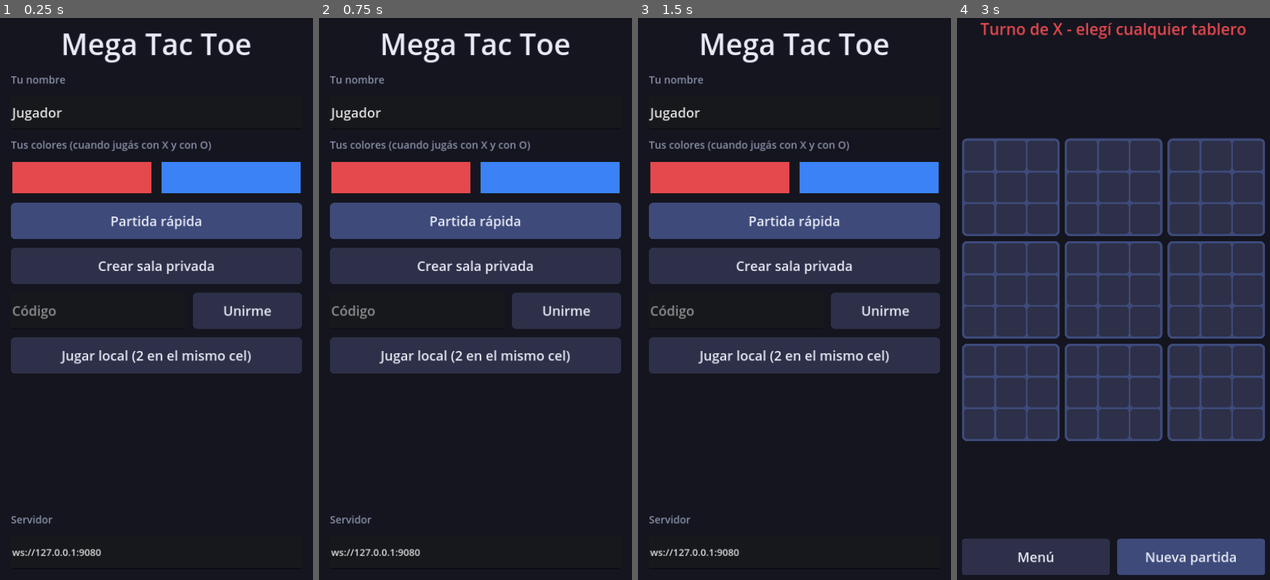
Above: before the commit, frames 1-4 (left to right).
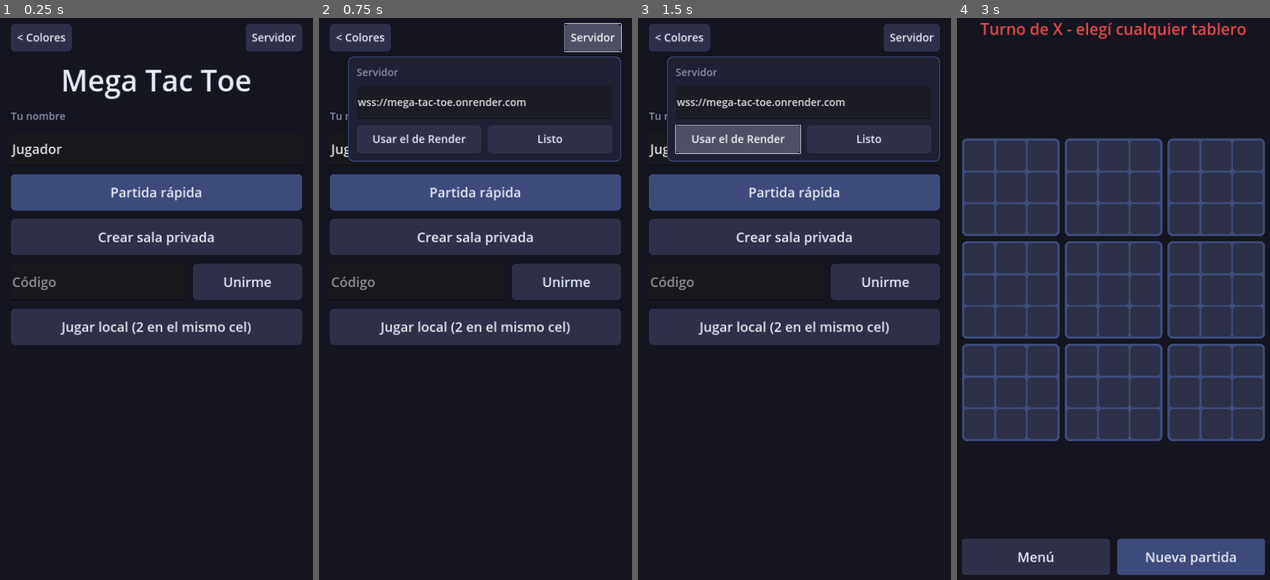
Above: after the commit, the same moments.

Repository: Danny-Carvajal/mega-tac-toe
Game: Godot game, scene res://scenes/main.tscn
The game is run twice, just before and just after one commit, with the same random seed, the same clock (stepped at 60 frames per second) and the same inputs.
Inputs (mouse positions are in pixels of both pictures, inside the frame that each line leads up to):
- Up to frame 1 (0.25 s): no input
- Up to frame 2 (0.75 s): click (591, 40) at 0.5 s, where only the run after the commit has a clickable "Servidor"
- Up to frame 3 (1.5 s): click (738, 141) at 1.25 s, where only the run after the commit has a clickable "Usar el de Render"
- Up to frame 4 (3 s): click (1188, 141) at 2 s, where only the run after the commit has a clickable "Listo"; click "Jugar local (2 en el mismo ce…" at 2.75 s

The runs differ from the first frame. In frame 1, 31% of the frame differs, in the area x 3-97%, y 1-96%; in frame 2, 34%, in the area x 3-97%, y 0-96%; in frame 3, 34%; in frame 4, nothing differs.

Commit message:
Menú: servidor en cascada arriba a la derecha, página de colores con swipe, selector grande, más tiempo en los relojes
Co-Authored-By: Claude Sonnet 5.5 <noreply@anthropic.com>
Claude-Session: https://claude.ai/code/session_01HUKyEvTFc2Kz12NC1UEzgi

Diff:
--- a/scripts/app.gd
+++ b/scripts/app.gd
@@ -31,7 +31,8 @@
 	if what != NOTIFICATION_WM_GO_BACK_REQUEST:
 		return
 	if game_screen == null:
-		get_tree().quit()
+		if menu == null or not menu.handle_back():
+			get_tree().quit()
 	elif not game_screen.online or game_screen.finished:
 		show_menu()
 
--- a/scripts/menu.gd
+++ b/scripts/menu.gd
@@ -1,6 +1,7 @@
 extends Control
-## Menú principal: nombre, colores de las piezas, partida rápida, salas con código
-## y juego local.
+## Menú principal. Dos páginas estilo Clash Royale: la principal (nombre, partida rápida,
+## salas, local) y, a la izquierda, la de colores. Se pasa de una a otra con swipe o con la
+## flecha. La dirección del servidor vive en una cascada arriba a la derecha.
 
 signal local_requested
 signal online_requested(kind: String, code: String)
@@ -14,22 +15,47 @@
 const COLOR_TEXT := Color("e8eaf6")
 const COLOR_MUTED := Color("8a8fa8")
 
+const PRESETS := ["e5484d", "f97316", "facc15", "22c55e", "06b6d4", "3b82f6", "a855f7", "ec4899"]
+const SWIPE_START_PX := 40.0
+const SWIPE_OPEN_FRACTION := 0.3
+
 var profile: Profile
+var color_x: Color
+var color_o: Color
+var selected_mark := "X"
+var colors_open := false
 
 var name_edit: LineEdit
-var color_x_button: ColorPickerButton
-var color_o_button: ColorPickerButton
 var code_edit: LineEdit
 var url_edit: LineEdit
 var status_label: Label
 var cancel_button: Button
+var picker: ColorPicker
+var server_panel: PanelContainer
+var server_button: Button
+var main_page: Control
+var colors_page: Control
+var pager: Control
+
 var _action_buttons: Array[Button] = []
+var _swatch_x: Button
+var _swatch_o: Button
+var _page_offset := 0.0
+var _pressing := false
+var _dragging := false
+var _press_pos := Vector2.ZERO
+var _press_offset := 0.0
+var _block_taps_until := 0
+var _tween: Tween
 
 
 func _ready() -> void:
 	if profile == null:
 		profile = Profile.new()
+	color_x = profile.color_x
+	color_o = profile.color_o
 	_build_ui()
+	_select_mark("X")
 
 
 func set_status(text: String) -> void:
@@ -40,7 +66,39 @@
 	for button in _action_buttons:
 		button.disabled = busy
 	cancel_button.visible = busy
-
+	if busy:
+		server_panel.visible = false
+		set_colors_open(false)
+
+
+## El botón atrás de Android cierra primero lo que esté abierto. Devuelve true si lo consumió.
+func handle_back() -> bool:
+	if server_panel.visible:
+		server_panel.visible = false
+		return true
+	if colors_open:
+		set_colors_open(false)
+		return true
+	return false
+
+
+func set_colors_open(open: bool, animate := true) -> void:
+	colors_open = open
+	if open:
+		server_panel.visible = false
+		get_viewport().gui_release_focus()
+	var target := pager.size.x if open else 0.0
+	if _tween != null:
+		_tween.kill()
+	if animate:
+		_tween = create_tween()
+		_tween.tween_method(_set_offset, _page_offset, target, 0.22) \
+			.set_trans(Tween.TRANS_CUBIC).set_ease(Tween.EASE_OUT)
+	else:
+		_set_offset(target)
+
+
+# ---------------------------------------------------------------- construcción
 
 func _build_ui() -> void:
 	var bg := ColorRect.new()
@@ -48,15 +106,51 @@
 	bg.set_anchors_preset(Control.PRESET_FULL_RECT)
 	add_child(bg)
 
+	pager = Control.new()
+	pager.set_anchors_preset(Control.PRESET_FULL_RECT)
+	pager.clip_contents = true
+	add_child(pager)
+	pager.resized.connect(_layout_pages)
+
+	main_page = Control.new()
+	pager.add_child(main_page)
+	colors_page = Control.new()
+	pager.add_child(colors_page)
+
+	_build_main_page()
+	_build_colors_page()
+	_build_server_panel()
+	_layout_pages.call_deferred()
+
+
+func _page_root(page: Control) -> VBoxContainer:
 	var margin := MarginContainer.new()
 	margin.set_anchors_preset(Control.PRESET_FULL_RECT)
 	for side in ["left", "right", "top", "bottom"]:
 		margin.add_theme_constant_override("margin_" + side, 60)
-	add_child(margin)
-
+	page.add_child(margin)
 	var root := VBoxContainer.new()
 	root.add_theme_constant_override("separation", 28)
 	margin.add_child(root)
+	return root
+
+
+func _build_main_page() -> void:
+	var root := _page_root(main_page)
+
+	var top := HBoxContainer.new()
+	root.add_child(top)
+	var to_colors := _make_small_button("< Colores")
+	to_colors.pressed.connect(func() -> void:
+		if _taps_allowed():
+			set_colors_open(true))
+	top.add_child(to_colors)
+	var top_spacer := Control.new()
+	top_spacer.size_flags_horizontal = Control.SIZE_EXPAND_FILL
+	top.add_child(top_spacer)
+	server_button = _make_small_button("Servidor")
+	server_button.pressed.connect(_toggle_server_panel)
+	top.add_child(server_button)
 
 	var title := Label.new()
 	title.text = "Mega Tac Toe"
@@ -69,13 +163,6 @@
 	name_edit = _make_edit(profile.player_name, "Nombre")
 	name_edit.max_length = 16
 	root.add_child(name_edit)
-
-	root.add_child(_caption("Tus colores (cuando jugás con X y con O)"))
-	var colors := HBoxContainer.new()
-	colors.add_theme_constant_override("separation", 24)
-	root.add_child(colors)
-	color_x_button = _make_color_button("X", profile.color_x, colors)
-	color_o_button = _make_color_button("O", profile.color_o, colors)
 
 	var quick := _make_button("Partida rápida", COLOR_ACTIVE)
 	quick.pressed.connect(func() -> void: _request("queue", ""))
@@ -100,6 +187,8 @@
 
 	var local := _make_button("Jugar local (2 en el mismo cel)", COLOR_CELL)
 	local.pressed.connect(func() -> void:
+		if not _taps_allowed():
+			return
 		_save_profile()
 		local_requested.emit())
 	root.add_child(local)
@@ -116,17 +205,254 @@
 	cancel_button.pressed.connect(func() -> void: cancel_requested.emit())
 	root.add_child(cancel_button)
 
-	var spacer := Control.new()
-	spacer.size_flags_vertical = Control.SIZE_EXPAND_FILL
-	root.add_child(spacer)
-
-	root.add_child(_caption("Servidor"))
-	url_edit = _make_edit(profile.server_url, "ws://...")
-	url_edit.add_theme_font_size_override("font_size", 32)
-	root.add_child(url_edit)
-
+
+func _build_colors_page() -> void:
+	var root := _page_root(colors_page)
+
+	var top := HBoxContainer.new()
+	root.add_child(top)
+	var heading := Label.new()
+	heading.text = "Tus colores"
+	heading.size_flags_horizontal = Control.SIZE_EXPAND_FILL
+	heading.add_theme_font_size_override("font_size", 64)
+	heading.add_theme_color_override("font_color", COLOR_TEXT)
+	top.add_child(heading)
+	var back := _make_small_button("Volver >")
+	back.pressed.connect(func() -> void:
+		if _taps_allowed():
+			set_colors_open(false))
+	top.add_child(back)
+
+	root.add_child(_caption("Elegí una pieza y cambiale el color"))
+	var swatches := HBoxContainer.new()
+	swatches.add_theme_constant_override("separation", 24)
+	root.add_child(swatches)
+	_swatch_x = _make_swatch("X")
+	_swatch_o = _make_swatch("O")
+	swatches.add_child(_swatch_x)
+	swatches.add_child(_swatch_o)
+
+	# Selector grande: cuadro de saturación/brillo y barra de tono a lo ancho de la pantalla.
+	var center := CenterContainer.new()
+	root.add_child(center)
+	picker = ColorPicker.new()
+	picker.edit_alpha = false
+	picker.sliders_visible = false
+	picker.hex_visible = false
+	picker.color_modes_visible = false
+	picker.sampler_visible = false
+	picker.presets_visible = false
+	picker.can_add_swatches = false
+	picker.add_theme_constant_override("sv_width", 760)
+	picker.add_theme_constant_override("sv_height", 620)
+	picker.add_theme_constant_override("h_width", 110)
+	picker.add_theme_constant_override("margin", 20)
+	picker.color_changed.connect(_on_picker_changed)
+	center.add_child(picker)
+
+	root.add_child(_caption("Atajos"))
+	var grid := GridContainer.new()
+	grid.columns = 4
+	grid.add_theme_constant_override("h_separation", 20)
+	grid.add_theme_constant_override("v_separation", 20)
+	root.add_child(grid)
+	for hex in PRESETS:
+		var preset := Button.new()
+		preset.custom_minimum_size = Vector2(0, 100)
+		preset.size_flags_horizontal = Control.SIZE_EXPAND_FILL
+		_style_button(preset, Color(hex))
+		preset.pressed.connect(func() -> void:
+			if _taps_allowed():
+				_set_selected_color(Color(hex)))
+		grid.add_child(preset)
+
+	var reset := _make_small_button("Volver a rojo y azul")
+	reset.size_flags_horizontal = Control.SIZE_SHRINK_CENTER
+	reset.pressed.connect(func() -> void:
+		if not _taps_allowed():
+			return
+		color_x = Profile.DEFAULT_X
+		color_o = Profile.DEFAULT_O
+		_select_mark(selected_mark))
+	root.add_child(reset)
+
+
+func _build_server_panel() -> void:
+	server_panel = PanelContainer.new()
+	server_panel.visible = false
+	server_panel.custom_minimum_size = Vector2(900, 0)
+	var style := StyleBoxFlat.new()
+	style.bg_color = Color("1f2133")
+	style.border_color = COLOR_ACTIVE
+	style.set_border_width_all(3)
+	style.set_corner_radius_all(18)
+	style.set_content_margin_all(28)
+	server_panel.add_theme_stylebox_override("panel", style)
+	main_page.add_child(server_panel)
+
+	var box := VBoxContainer.new()
+	box.add_theme_constant_override("separation", 20)
+	server_panel.add_child(box)
+	box.add_child(_caption("Servidor"))
+	url_edit = _make_edit(profile.server_url, "wss://...")
+	url_edit.add_theme_font_size_override("font_size", 34)
+	url_edit.virtual_keyboard_type = LineEdit.KEYBOARD_TYPE_URL
+	box.add_child(url_edit)
+	var row := HBoxContainer.new()
+	row.add_theme_constant_override("separation", 20)
+	box.add_child(row)
+	var default_button := _make_small_button("Usar el de Render")
+	default_button.size_flags_horizontal = Control.SIZE_EXPAND_FILL
+	default_button.pressed.connect(func() -> void:
+		url_edit.text = Profile.DEFAULT_SERVER_URL)
+	row.add_child(default_button)
+	var done := _make_small_button("Listo")
+	done.size_flags_horizontal = Control.SIZE_EXPAND_FILL
+	done.pressed.connect(func() -> void: server_panel.visible = false)
+	row.add_child(done)
+
+
+func _toggle_server_panel() -> void:
+	if not _taps_allowed():
+		return
+	server_panel.visible = not server_panel.visible
+	if server_panel.visible:
+		server_panel.reset_size()
+		var button_rect := server_button.get_global_rect()
+		var origin := main_page.get_global_rect().position
+		server_panel.position = Vector2(
+			button_rect.end.x - origin.x - server_panel.size.x,
+			button_rect.end.y - origin.y + 16)
+
+
+# ---------------------------------------------------------------- páginas y swipe
+
+func _layout_pages() -> void:
+	main_page.size = pager.size
+	colors_page.size = pager.size
+	if _tween == null or not _tween.is_running():
+		_set_offset(pager.size.x if colors_open else 0.0)
+	else:
+		_set_offset(_page_offset)
+
+
+func _set_offset(offset: float) -> void:
+	_page_offset = clampf(offset, 0.0, pager.size.x)
+	main_page.position.x = _page_offset
+	colors_page.position.x = _page_offset - pager.size.x
+
+
+func _input(event: InputEvent) -> void:
+	if pager == null:
+		return
+	if event is InputEventMouseButton and event.button_index == MOUSE_BUTTON_LEFT:
+		if event.pressed:
+			_pressing = _swipe_allowed(event.position)
+			_dragging = false
+			_press_pos = event.position
+			_press_offset = _page_offset
+		else:
+			if _dragging:
+				_finish_drag()
+				_block_taps_until = Time.get_ticks_msec() + 200
+			_pressing = false
+			_dragging = false
+	elif event is InputEventMouseMotion and _pressing:
+		var delta: Vector2 = event.position - _press_pos
+		if not _dragging and absf(delta.x) > SWIPE_START_PX and absf(delta.x) > absf(delta.y) * 1.5:
+			_dragging = true
+			if _tween != null:
+				_tween.kill()
+			get_viewport().gui_release_focus()
+		if _dragging:
+			_set_offset(_press_offset + delta.x)
+			get_viewport().set_input_as_handled()
+
+
+func _swipe_allowed(point: Vector2) -> bool:
+	if server_panel.visible and server_panel.get_global_rect().has_point(point):
+		return false
+	# En la página de colores, arrastrar sobre el selector es para elegir color, no para pasar de página.
+	if colors_open and picker.get_global_rect().has_point(point):
+		return false
+	return true
+
+
+func _finish_drag() -> void:
+	var width := pager.size.x
+	if _press_offset < width * 0.5:
+		set_colors_open(_page_offset > width * SWIPE_OPEN_FRACTION)
+	else:
+		set_colors_open(_page_offset > width * (1.0 - SWIPE_OPEN_FRACTION))
+
+
+func _taps_allowed() -> bool:
+	return Time.get_ticks_msec() >= _block_taps_until
+
+
+# ---------------------------------------------------------------- colores
+
+func _select_mark(mark: String) -> void:
+	selected_mark = mark
+	picker.color = color_x if mark == "X" else color_o
+	_refresh_swatches()
+
+
+func _set_selected_color(color: Color) -> void:
+	if selected_mark == "X":
+		color_x = color
+	else:
+		color_o = color
+	picker.color = color
+	_refresh_swatches()
+
+
+func _on_picker_changed(color: Color) -> void:
+	if selected_mark == "X":
+		color_x = color
+	else:
+		color_o = color
+	_refresh_swatches()
+
+
+func _refresh_swatches() -> void:
+	_style_swatch(_swatch_x, color_x, selected_mark == "X")
+	_style_swatch(_swatch_o, color_o, selected_mark == "O")
+
+
+func _make_swatch(mark: String) -> Button:
+	var button := Button.new()
+	button.text = mark
+	button.custom_minimum_size = Vector2(0, 150)
+	button.size_flags_horizontal = Control.SIZE_EXPAND_FILL
+	button.add_theme_font_size_override("font_size", 72)
+	button.pressed.connect(func() -> void:
+		if _taps_allowed():
+			_select_mark(mark))
+	return button
+
+
+func _style_swatch(button: Button, color: Color, selected: bool) -> void:
+	var text_color := Color.BLACK if color.get_luminance() > 0.55 else Color.WHITE
+	for state in ["normal", "hover", "pressed", "focus"]:
+		var style := StyleBoxFlat.new()
+		style.bg_color = color
+		style.set_corner_radius_all(18)
+		if selected:
+			style.border_color = Color.WHITE
+			style.set_border_width_all(8)
+		button.add_theme_stylebox_override(state, style)
+	button.add_theme_color_override("font_color", text_color)
+	button.add_theme_color_override("font_hover_color", text_color)
+	button.add_theme_color_override("font_pressed_color", text_color)
+	button.add_theme_color_override("font_focus_color", text_color)
+
+
+# ---------------------------------------------------------------- acciones
 
 func _request(kind: String, code: String) -> void:
+	if not _taps_allowed():
+		return
 	if kind == "join" and code.length() != 4:
 		set_status("El código tiene 4 letras")
 		return
@@ -137,12 +463,14 @@
 func _save_profile() -> void:
 	var player_name := name_edit.text.strip_edges()
 	profile.player_name = player_name if not player_name.is_empty() else "Jugador"
-	profile.color_x = color_x_button.color
-	profile.color_o = color_o_button.color
+	profile.color_x = color_x
+	profile.color_o = color_o
 	var url := url_edit.text.strip_edges()
 	profile.server_url = url if not url.is_empty() else Profile.DEFAULT_SERVER_URL
 	profile.save_to_disk()
 
+
+# ---------------------------------------------------------------- helpers de UI
 
 func _caption(text: String) -> Label:
 	var label := Label.new()
@@ -161,15 +489,13 @@
 	return edit
 
 
-func _make_color_button(mark: String, color: Color, parent: Container) -> ColorPickerButton:
-	var button := ColorPickerButton.new()
-	button.text = "Color de " + mark
-	button.color = color
-	button.edit_alpha = false
-	button.size_flags_horizontal = Control.SIZE_EXPAND_FILL
-	button.custom_minimum_size = Vector2(0, 110)
-	button.add_theme_font_size_override("font_size", 40)
-	parent.add_child(button)
+func _make_small_button(text: String) -> Button:
+	var button := Button.new()
+	button.text = text
+	button.custom_minimum_size = Vector2(0, 90)
+	button.add_theme_font_size_override("font_size", 36)
+	button.add_theme_color_override("font_color", COLOR_TEXT)
+	_style_button(button, COLOR_CELL)
 	return button
 
 
@@ -179,9 +505,16 @@
 	button.custom_minimum_size = Vector2(0, 120)
 	button.add_theme_font_size_override("font_size", 44)
 	button.add_theme_color_override("font_color", COLOR_TEXT)
+	_style_button(button, color)
+	_action_buttons.append(button)
+	return button
+
+
+func _style_button(button: Button, color: Color) -> void:
 	for state in ["normal", "hover", "pressed", "disabled"]:
 		var style := StyleBoxFlat.new()
 		style.set_corner_radius_all(14)
+		style.set_content_margin_all(20)
 		match state:
 			"normal":
 				style.bg_color = color
@@ -192,5 +525,3 @@
 			"disabled":
 				style.bg_color = color.darkened(0.3)
 		button.add_theme_stylebox_override(state, style)
-	_action_buttons.append(button)
-	return button
--- a/scripts/profile.gd
+++ b/scripts/profile.gd
@@ -6,7 +6,8 @@
 const DEFAULT_X := Color("e5484d")
 const DEFAULT_O := Color("3b82f6")
 
-const DEFAULT_SERVER_URL := "ws://127.0.0.1:9080"
+const DEFAULT_SERVER_URL := "wss://mega-tac-toe.onrender.com"
+const OLD_LOCAL_URL := "ws://127.0.0.1:9080"
 
 var player_name := "Jugador"
 var color_x := DEFAULT_X
@@ -20,6 +21,9 @@
 		return
 	player_name = str(cfg.get_value("profile", "name", player_name))
 	server_url = str(cfg.get_value("profile", "server_url", server_url))
+	# Perfiles viejos guardaron la URL local como default: se pasan a Render.
+	if server_url == OLD_LOCAL_URL:
+		server_url = DEFAULT_SERVER_URL
 	color_x = Color.html(str(cfg.get_value("profile", "color_x", "#" + DEFAULT_X.to_html(false))))
 	color_o = Color.html(str(cfg.get_value("profile", "color_o", "#" + DEFAULT_O.to_html(false))))
 
--- a/server/game_server.gd
+++ b/server/game_server.gd
@@ -29,10 +29,10 @@
 const MAX_SKIPS := 3
 
 var port := 9080
-var initial_ms := 30000
-var increment_ms := 5000
+var initial_ms := 90000
+var increment_ms := 20000
 ## Banco que se le repone a quien se pasó de tiempo y le saltaron el turno.
-var skip_refill_ms := 10000
+var skip_refill_ms := 45000
 
 var _tcp := TCPServer.new()
 var _conns: Array[Conn] = []
--- a/tests/ui_smoke.gd
+++ b/tests/ui_smoke.gd
@@ -18,8 +18,37 @@
 	root.add_child(app)
 	await process_frame
 	check(app.menu != null and app.current == app.menu, "la app arranca en el menú")
-	check(app.menu.color_x_button.color == Profile.DEFAULT_X, "X es rojo por defecto")
-	check(app.menu.color_o_button.color == Profile.DEFAULT_O, "O es azul por defecto")
+	check(app.menu.color_x == Profile.DEFAULT_X, "X es rojo por defecto")
+	check(app.menu.color_o == Profile.DEFAULT_O, "O es azul por defecto")
+
+	# Servidor: cascada cerrada y Render por defecto
+	check(not app.menu.server_panel.visible, "la cascada del servidor arranca cerrada")
+	check(app.menu.url_edit.text == Profile.DEFAULT_SERVER_URL, "el servidor por defecto es Render")
+	app.menu._toggle_server_panel()
+	check(app.menu.server_panel.visible, "el botón abre la cascada")
+	check(app.menu.handle_back(), "atrás cierra la cascada primero")
+	check(not app.menu.server_panel.visible, "la cascada quedó cerrada")
+
+	# Página de colores a la izquierda (flecha)
+	var width: float = app.menu.pager.size.x
+	check(app.menu.main_page.position.x == 0.0 and app.menu.colors_page.position.x == -width, "colores empieza fuera, a la izquierda")
+	app.menu.set_colors_open(true, false)
+	check(app.menu.colors_page.position.x == 0.0 and app.menu.main_page.position.x == width, "la flecha abre los colores")
+	app.menu._select_mark("O")
+	app.menu._set_selected_color(Color("22c55e"))
+	check(app.menu.color_o == Color("22c55e") and app.menu.color_x == Profile.DEFAULT_X, "el atajo cambia solo el color elegido")
+	check(app.menu.handle_back() and not app.menu.colors_open, "atrás vuelve a la página principal")
+	await create_timer(0.5).timeout
+	check(app.menu.main_page.position.x == 0.0, "la animación termina en la página principal")
+
+	# Swipe hacia la derecha abre colores; hacia la izquierda los cierra
+	await _swipe(Vector2(200, 900), Vector2(width * 0.8, 900))
+	await create_timer(0.5).timeout
+	check(app.menu.colors_open, "swipe a la derecha abre los colores")
+	await _swipe(Vector2(width * 0.8, 1700), Vector2(100, 1700))
+	await create_timer(0.5).timeout
+	check(not app.menu.colors_open, "swipe a la izquierda vuelve")
+	app.menu.color_o = Profile.DEFAULT_O
 
 	app.menu.local_requested.emit()
 	await process_frame
@@ -102,6 +131,25 @@
 	quit(1 if failures > 0 else 0)
 
 
+func _swipe(from: Vector2, to: Vector2) -> void:
+	var press := InputEventMouseButton.new()
+	press.button_index = MOUSE_BUTTON_LEFT
+	press.pressed = true
+	press.position = from
+	root.push_input(press)
+	for i in 6:
+		var move := InputEventMouseMotion.new()
+		move.position = from.lerp(to, (i + 1) / 6.0)
+		root.push_input(move)
+		await process_frame
+	var release := InputEventMouseButton.new()
+	release.button_index = MOUSE_BUTTON_LEFT
+	release.pressed = false
+	release.position = to
+	root.push_input(release)
+	await process_frame
+
+
 func check(condition: bool, name: String) -> void:
 	if condition:
 		print("  ok   %s" % name)
